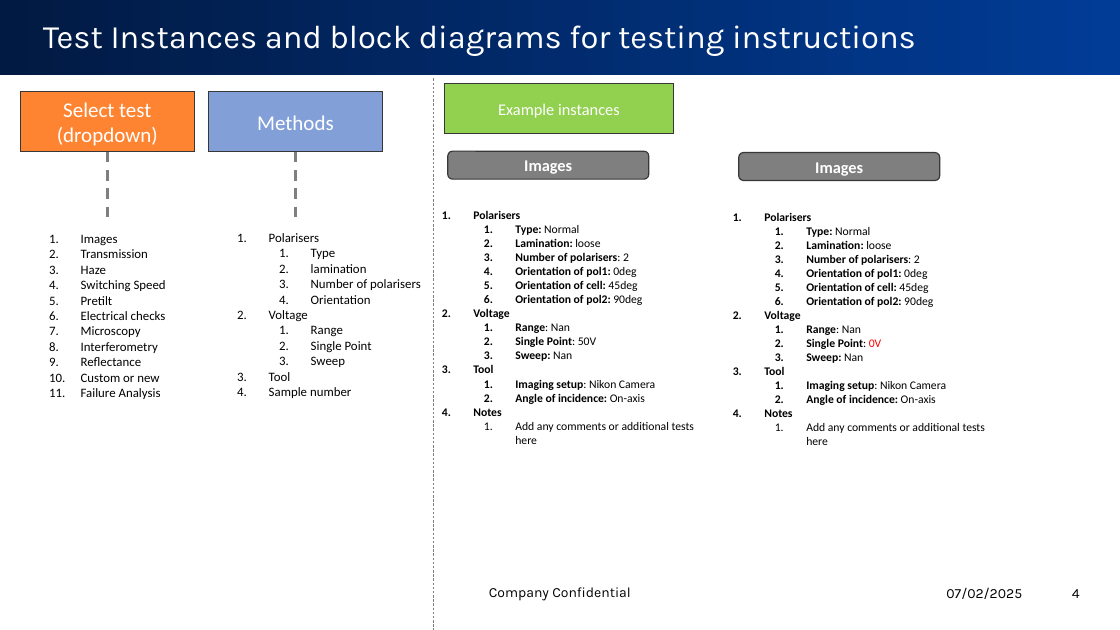
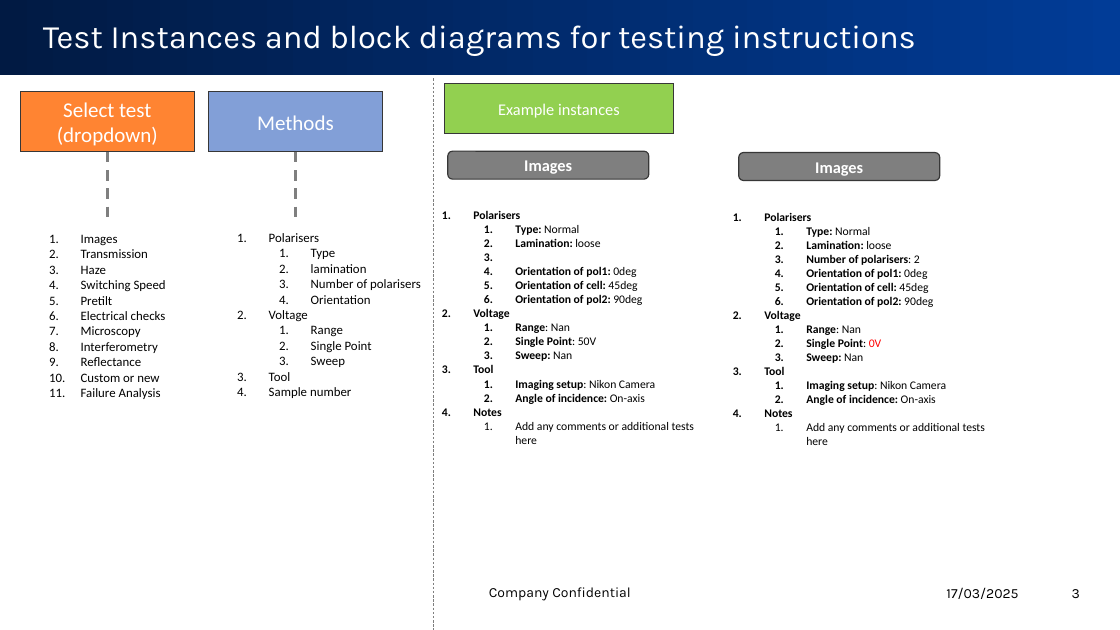
Before and after one commit to harrythegeek/test_request_form, a slide deck: slide 3 of Test interface.pptx (slide 4 before the commit). Drawn at 1120x630 pixels with LibreOffice and Linux fonts; fonts in the diff are those of the drawing; background and template pictures are left out. Boxes give left, top, right and bottom in pixels: in the first picture for what was removed or moved away, otherwise in the second. Text is boxed around its words. In the diff, an @@ line names an element or a change of style, - is before the commit and + after.

```diff
--- a/Test interface.pptx
+++ b/Test interface.pptx
@@ text at <box>515,253,629,263</box>: paragraph removed @@
-  3. Number of polarisers: 2
@@ text at <box>946,587,1018,599</box>: text changed @@
-07/02/2025
+17/03/2025
@@ page number at <box>1072,589,1080,598</box>: text changed @@
-4
+3
```
Also in this commit, not shown: 3 other slides changed, 1 slide removed, 1 other file.
